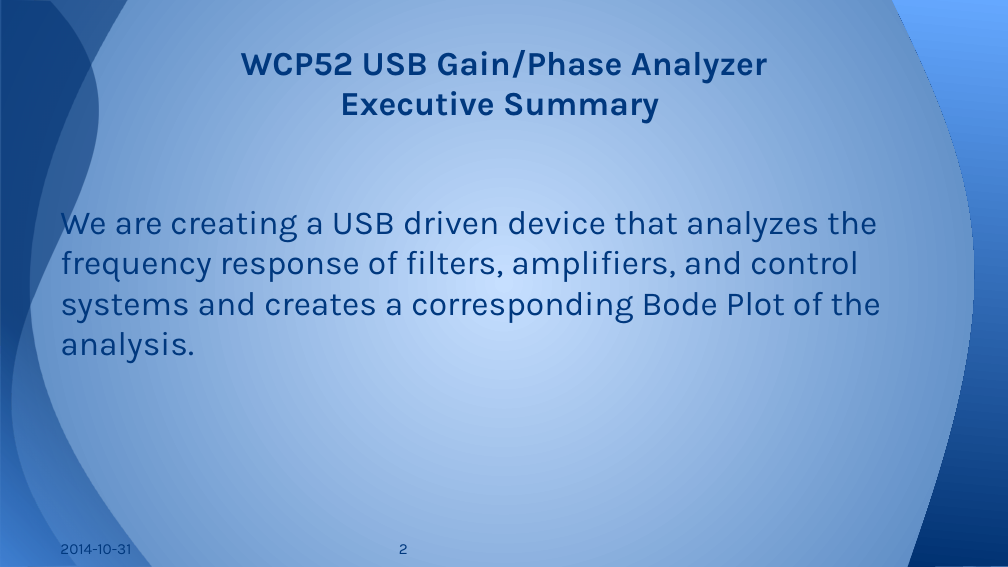
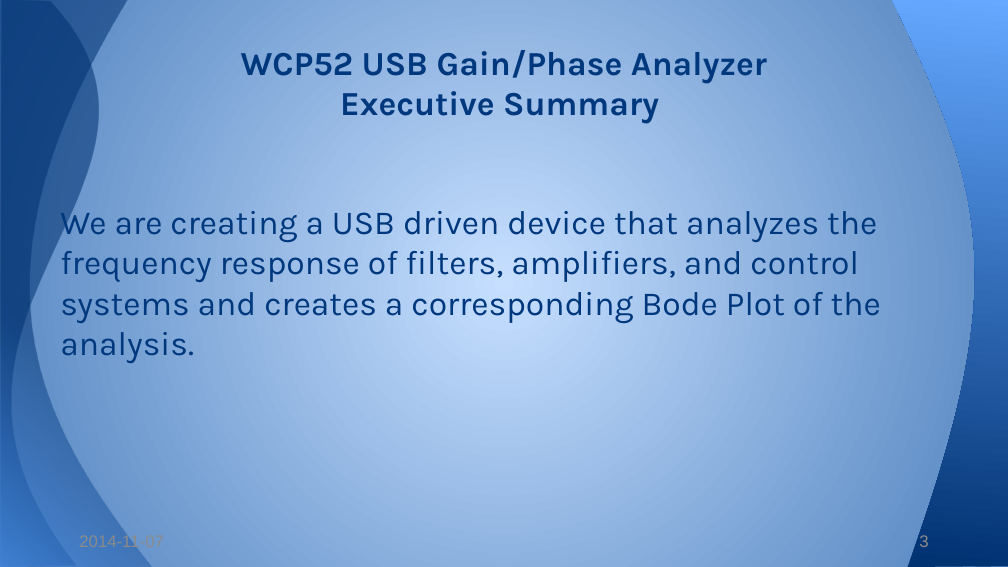
Before and after one commit to WCP52/docs, a slide deck: slide 3 of wsr/StatusPres.pptx. Drawn at 1008x567 pixels with LibreOffice and Linux fonts; fonts in the diff are those of the drawing. Boxes give left, top, right and bottom in pixels: in the first picture for what was removed or moved away, otherwise in the second. Text is boxed around its words. In the diff, an @@ line names an element or a change of style, - is before the commit and + after.

```diff
--- a/wsr/StatusPres.pptx
+++ b/wsr/StatusPres.pptx
@@ text added at (x1=79, y1=536, x2=164, y2=547), 12 pt, text #8C8C8C @@
+2014-11-07
@@ page number added at (x1=919, y1=535, x2=928, y2=547), 12 pt, text #8C8C8C @@
+3
@@ text at (x1=60, y1=544, x2=408, y2=554): paragraph removed @@
-2014-10-31 2
```
Also in this commit, not shown: 7 other slides changed.
